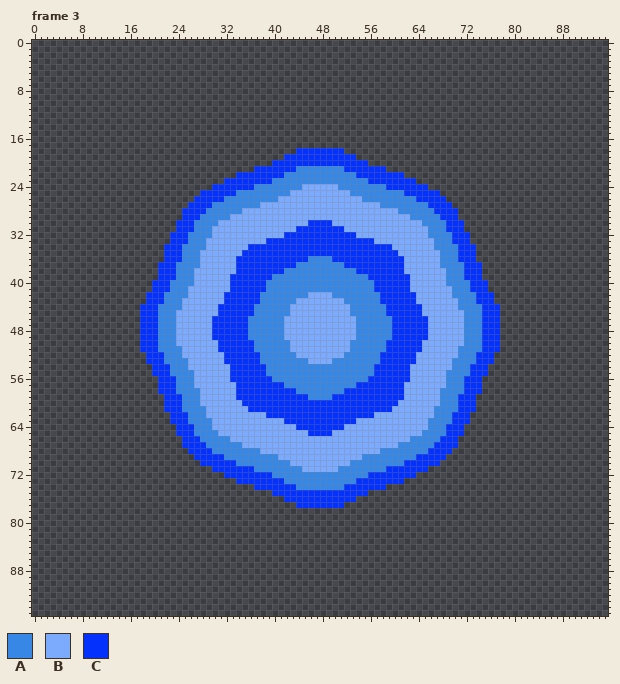
A pixel-art file gets an edit: Assets/Interactable/Teleport.aseprite. The picture above was drawn from the file before the commit.
96x96 pixels, 5 frames. Colours within 5 levels of each other are drawn and written as one. Shown: frame 3. The commit also changed other frames, which this record leaves out.
Visible layers, top first: "Target", "Base".
Palette (. is transparent): A #3787e6  B #7caafc  C #0432fc
Pixels before, frame 3, first column x 18:
18 ..........................CCCCCCCC..........................
19 ........................CCCCCCCCCCCC........................
20 ......................CCCCCCCCCCCCCCCC......................
21 ...................CCCCCCCAAAAAAAACCCCCCC...................
22 ................CCCCCCCCAAAAAAAAAAAACCCCCCCC................
23 ..............CCCCCCCCAAAAAAAAAAAAAAAACCCCCCCC..............
24 ............CCCCCCCAAAAAAAABBBBBBAAAAAAAACCCCCCC............
25 ..........CCCCCCAAAAAAAAABBBBBBBBBBAAAAAAAAACCCCCC..........
26 .........CCCCCAAAAAAAAABBBBBBBBBBBBBBAAAAAAAAACCCCC.........
27 ........CCCCAAAAAAAABBBBBBBBBBBBBBBBBBBBAAAAAAAACCCC........
28 .......CCCCAAAAAABBBBBBBBBBBBBBBBBBBBBBBBBBAAAAAACCCC.......
29 .......CCCAAAAABBBBBBBBBBBBBBBBBBBBBBBBBBBBBBAAAAACCC.......
30 ......CCCAAAABBBBBBBBBBBBBBBCCCCBBBBBBBBBBBBBBBAAAACCC......
31 ......CCCAAABBBBBBBBBBBBBBCCCCCCCCBBBBBBBBBBBBBBAAACCC......
32 .....CCCAAAABBBBBBBBBBBBCCCCCCCCCCCCBBBBBBBBBBBBAAAACCC.....
33 .....CCCAAABBBBBBBBBBCCCCCCCCCCCCCCCCCCBBBBBBBBBBAAACCC.....
34 ....CCCAAAABBBBBBBCCCCCCCCCCCCCCCCCCCCCCCCBBBBBBBAAAACCC....
35 ....CCCAAABBBBBBBCCCCCCCCCCCCCCCCCCCCCCCCCCBBBBBBBAAACCC....
36 ....CCCAAABBBBBBCCCCCCCCCCCCAAAACCCCCCCCCCCCBBBBBBAAACCC....
37 ...CCCAAAABBBBBBCCCCCCCCCCAAAAAAAACCCCCCCCCCBBBBBBAAAACCC...
38 ...CCCAAABBBBBBBCCCCCCCCAAAAAAAAAAAACCCCCCCCBBBBBBBAAACCC...
39 ...CCCAAABBBBBBCCCCCCCAAAAAAAAAAAAAAAACCCCCCCBBBBBBAAACCC...
40 ..CCCAAAABBBBBBCCCCCCAAAAAAAAAAAAAAAAAACCCCCCBBBBBBAAAACCC..
41 ..CCCAAABBBBBBBCCCCCCAAAAAAAAAAAAAAAAAACCCCCCBBBBBBBAAACCC..
42 .CCCAAAABBBBBBCCCCCCAAAAAAAABBBBAAAAAAAACCCCCCBBBBBBAAAACCC.
43 .CCCAAABBBBBBBCCCCCCAAAAAABBBBBBBBAAAAAACCCCCCBBBBBBBAAACCC.
44 CCCAAAABBBBBBCCCCCCAAAAAABBBBBBBBBBAAAAAACCCCCCBBBBBBAAAACCC
45 CCCAAABBBBBBBCCCCCCAAAAAABBBBBBBBBBAAAAAACCCCCCBBBBBBBAAACCC
46 CCCAAABBBBBBCCCCCCAAAAAABBBBBBBBBBBBAAAAAACCCCCCBBBBBBAAACCC
47 CCCAAABBBBBBCCCCCCAAAAAABBBBBBBBBBBBAAAAAACCCCCCBBBBBBAAACCC
48 CCCAAABBBBBBCCCCCCAAAAAABBBBBBBBBBBBAAAAAACCCCCCBBBBBBAAACCC
49 CCCAAABBBBBBCCCCCCAAAAAABBBBBBBBBBBBAAAAAACCCCCCBBBBBBAAACCC
50 CCCAAABBBBBBBCCCCCCAAAAAABBBBBBBBBBAAAAAACCCCCCBBBBBBBAAACCC
51 CCCAAAABBBBBBCCCCCCAAAAAABBBBBBBBBBAAAAAACCCCCCBBBBBBAAAACCC
52 .CCCAAABBBBBBBCCCCCCAAAAAABBBBBBBBAAAAAACCCCCCBBBBBBBAAACCC.
53 .CCCAAAABBBBBBCCCCCCAAAAAAAABBBBAAAAAAAACCCCCCBBBBBBAAAACCC.
54 ..CCCAAABBBBBBBCCCCCCAAAAAAAAAAAAAAAAAACCCCCCBBBBBBBAAACCC..
55 ..CCCAAAABBBBBBCCCCCCAAAAAAAAAAAAAAAAAACCCCCCBBBBBBAAAACCC..
56 ...CCCAAABBBBBBCCCCCCCAAAAAAAAAAAAAAAACCCCCCCBBBBBBAAACCC...
57 ...CCCAAABBBBBBBCCCCCCCCAAAAAAAAAAAACCCCCCCCBBBBBBBAAACCC...
58 ...CCCAAAABBBBBBCCCCCCCCCCAAAAAAAACCCCCCCCCCBBBBBBAAAACCC...
59 ....CCCAAABBBBBBCCCCCCCCCCCCAAAACCCCCCCCCCCCBBBBBBAAACCC....
60 ....CCCAAABBBBBBBCCCCCCCCCCCCCCCCCCCCCCCCCCBBBBBBBAAACCC....
61 ....CCCAAAABBBBBBBCCCCCCCCCCCCCCCCCCCCCCCCBBBBBBBAAAACCC....
62 .....CCCAAABBBBBBBBBBCCCCCCCCCCCCCCCCCCBBBBBBBBBBAAACCC.....
63 .....CCCAAAABBBBBBBBBBBBCCCCCCCCCCCCBBBBBBBBBBBBAAAACCC.....
64 ......CCCAAABBBBBBBBBBBBBBCCCCCCCCBBBBBBBBBBBBBBAAACCC......
65 ......CCCAAAABBBBBBBBBBBBBBBCCCCBBBBBBBBBBBBBBBAAAACCC......
66 .......CCCAAAAABBBBBBBBBBBBBBBBBBBBBBBBBBBBBBAAAAACCC.......
67 .......CCCCAAAAAABBBBBBBBBBBBBBBBBBBBBBBBBBAAAAAACCCC.......
68 ........CCCCAAAAAAAABBBBBBBBBBBBBBBBBBBBAAAAAAAACCCC........
69 .........CCCCCAAAAAAAAABBBBBBBBBBBBBBAAAAAAAAACCCCC.........
70 ..........CCCCCCAAAAAAAAABBBBBBBBBBAAAAAAAAACCCCCC..........
71 ............CCCCCCCAAAAAAAABBBBBBAAAAAAAACCCCCCC............
72 ..............CCCCCCCCAAAAAAAAAAAAAAAACCCCCCCC..............
73 ................CCCCCCCCAAAAAAAAAAAACCCCCCCC................
74 ...................CCCCCCCAAAAAAAACCCCCCC...................
75 ......................CCCCCCCCCCCCCCCC......................
76 ........................CCCCCCCCCCCC........................
77 ..........................CCCCCCCC..........................
New version:
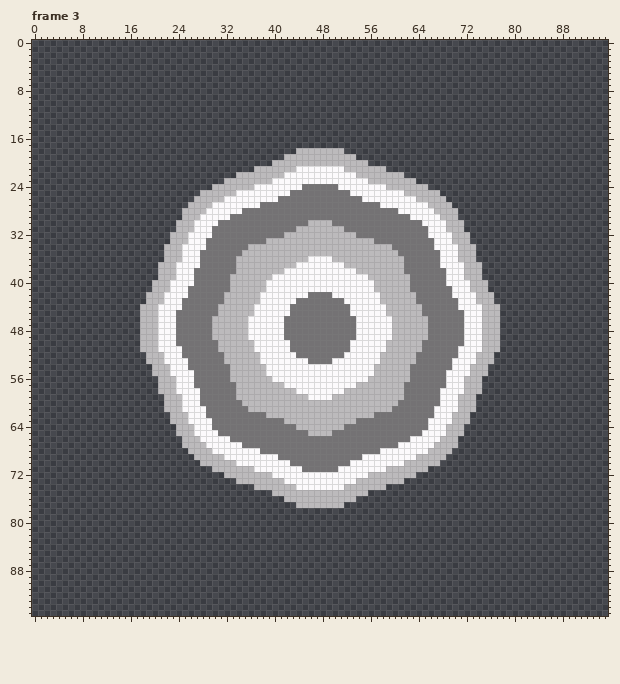
The commit says: fade in/out teleports scene switcher handle initial scene loading better
Change:
colour A: #3787e6 -> #fcfafc
colour B: #7caafc -> #747274
colour C: #0432fc -> #bcbabc
Changed places in both pictures, as pixel boxes (x1, y1, x2, y2):
changed: (140, 148, 500, 508)
